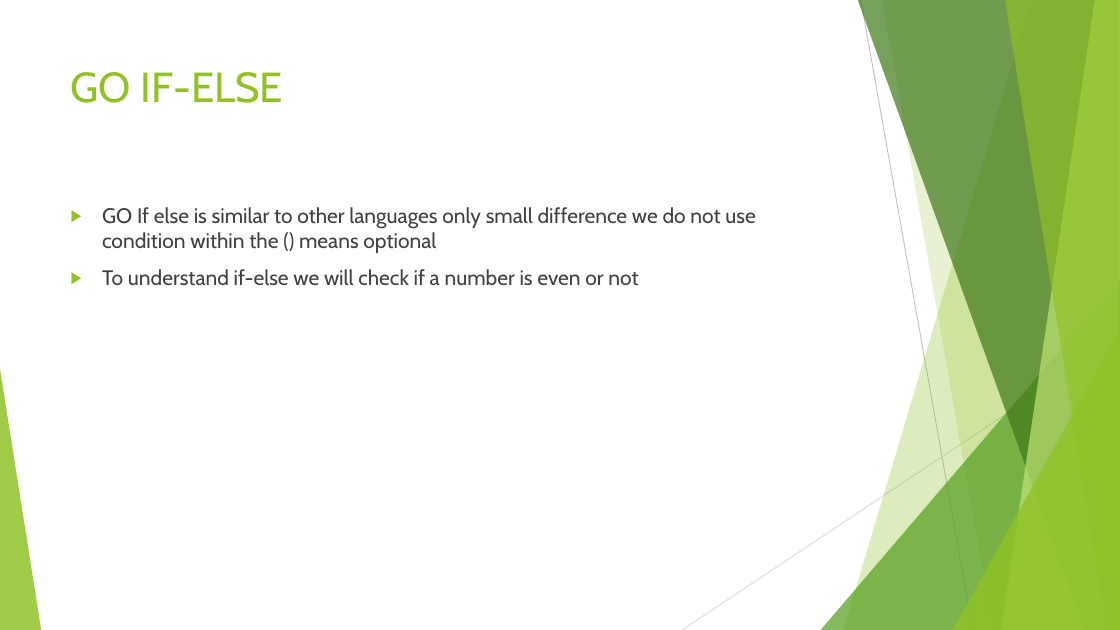
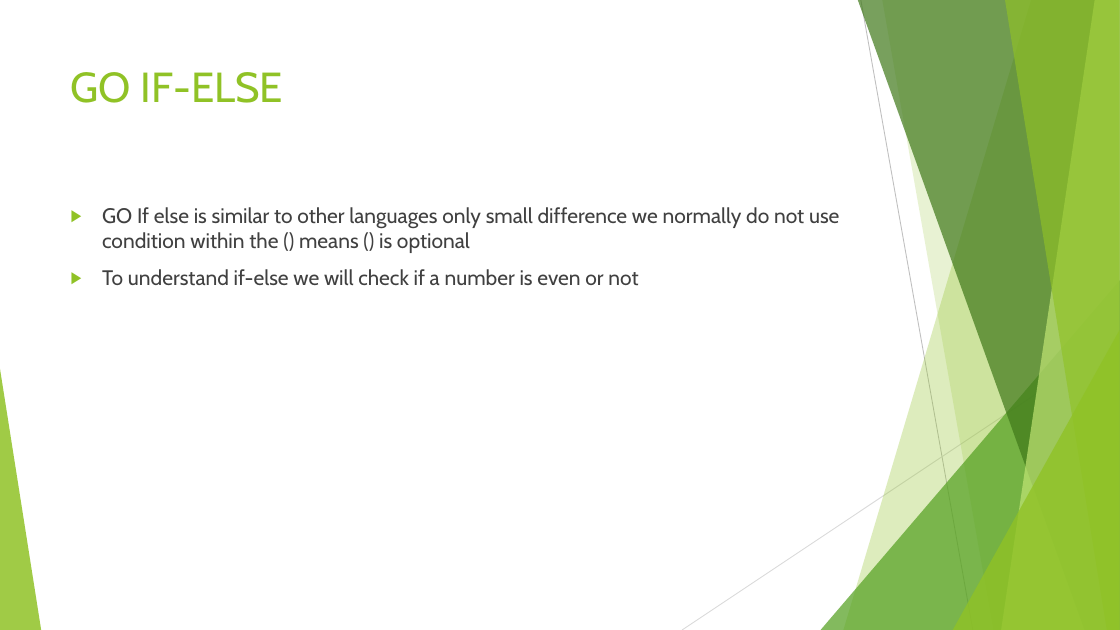
Before and after one commit to vivekdubeydeveloper/goquickstart, a slide deck: slide 16 of goquickstart.pptx. Drawn at 1120x630 pixels with LibreOffice and Linux fonts; fonts in the diff are those of the drawing. Boxes give left, top, right and bottom in pixels: in the first picture for what was removed or moved away, otherwise in the second. Text is boxed around its words. In the diff, an @@ line names an element or a change of style, - is before the commit and + after.

```diff
--- a/goquickstart.pptx
+++ b/goquickstart.pptx
@@ text at box(102, 207, 839, 253): text changed @@
-▶ GO If else is similar to other languages only small difference we do not use condition within the () means optional
+▶ GO If else is similar to other languages only small difference we normally do not use condition within the () means () is optional
```
Also in this commit, not shown: 7 other slides changed.
